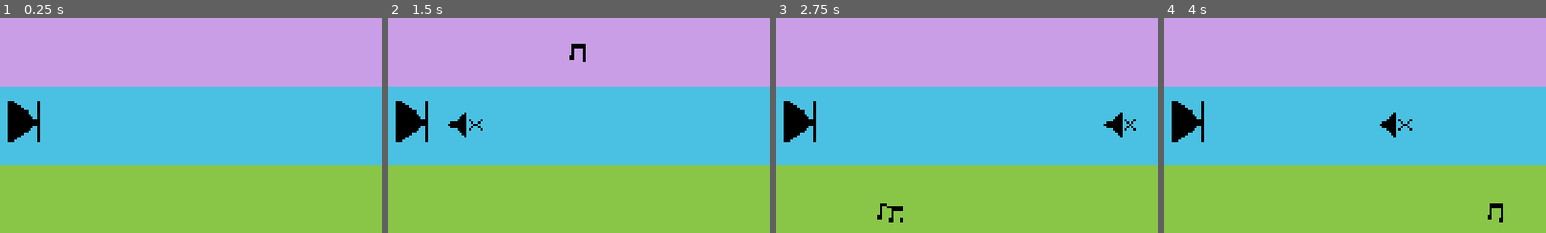
Above: before the commit, frames 1-4 (left to right).
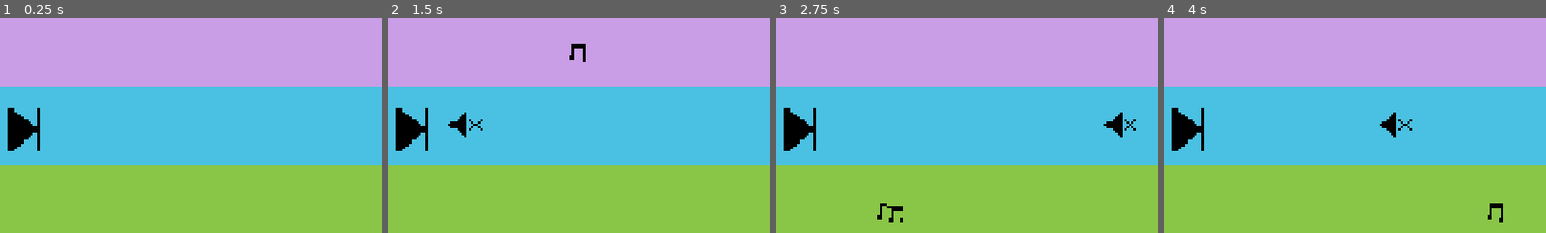
Above: after the commit, the same moments.

Repository: chorwat2137/haven-2026
Game: Godot game, scene res://scenes/main.tscn
Two runs of this game, one before a commit and one after it. Both use one fixed random seed, a clock stepped at 60 frames per second and the inputs below.
Inputs:
- Up to frame 1 (0.25 s): no input
- Up to frame 2 (1.5 s): tap Enter (ui_accept) at 0.5, 0.77 s; hold Right (ui_right) from 0.53 s (still down); tap Space (shoot) at 0.6, 1.35 s
- Up to frame 3 (2.75 s): tap Enter (ui_accept) at 1.52 s; release Right (ui_right) at 2.03 s; hold Left (ui_left) from 2.03 s (still down); tap Space (shoot) at 2.1 s
- Up to frame 4 (4 s): release Left (ui_left) at 2.78 s; hold Right (ui_right) from 2.78 s (still down); tap Space (shoot) at 2.85, 3.6 s; tap Enter (ui_accept) at 3.02, 3.77 s
The pictures show only the part of the screen within x 23-73%, y 25-75%; the shares and areas given below are measured in that part.

The runs differ from the first frame. In frame 1, 0.6% of the frame differs, in the area x 2-11%, y 38-62%; in frame 2, 0.6%; in frame 3, 0.6%; in frame 4, 0.6%.

Commit message:
Automatic sync

Diff:
--- a/scenes/player.tscn
+++ b/scenes/player.tscn
@@ -22,12 +22,12 @@
 [node name="Sprite2D" type="Sprite2D" parent="." unique_id=1054903404]
 process_mode = 1
 texture_filter = 1
-position = Vector2(-3, -19.000008)
+position = Vector2(-3, -7.6293945e-06)
 scale = Vector2(8.375, 6.1875005)
 texture = ExtResource("2_g2els")
 
 [node name="Coll" type="CollisionShape2D" parent="." unique_id=60537568]
-position = Vector2(9, -2)
+position = Vector2(0, 2)
 shape = SubResource("CircleShape2D_f7mvp")
 
 [node name="Timer" type="Timer" parent="." unique_id=63438959]
